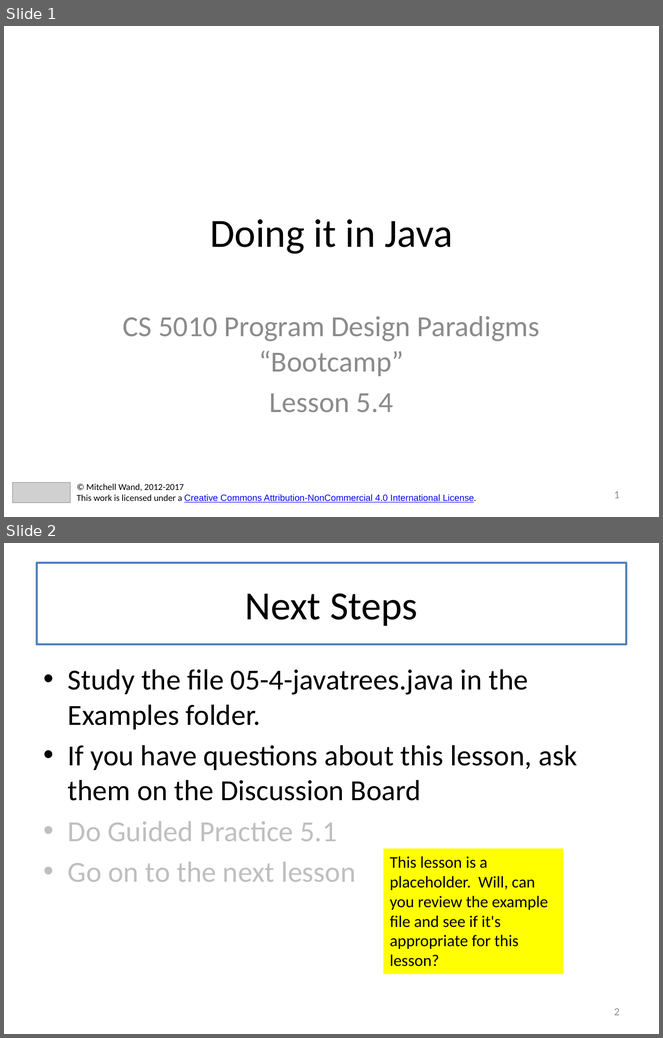
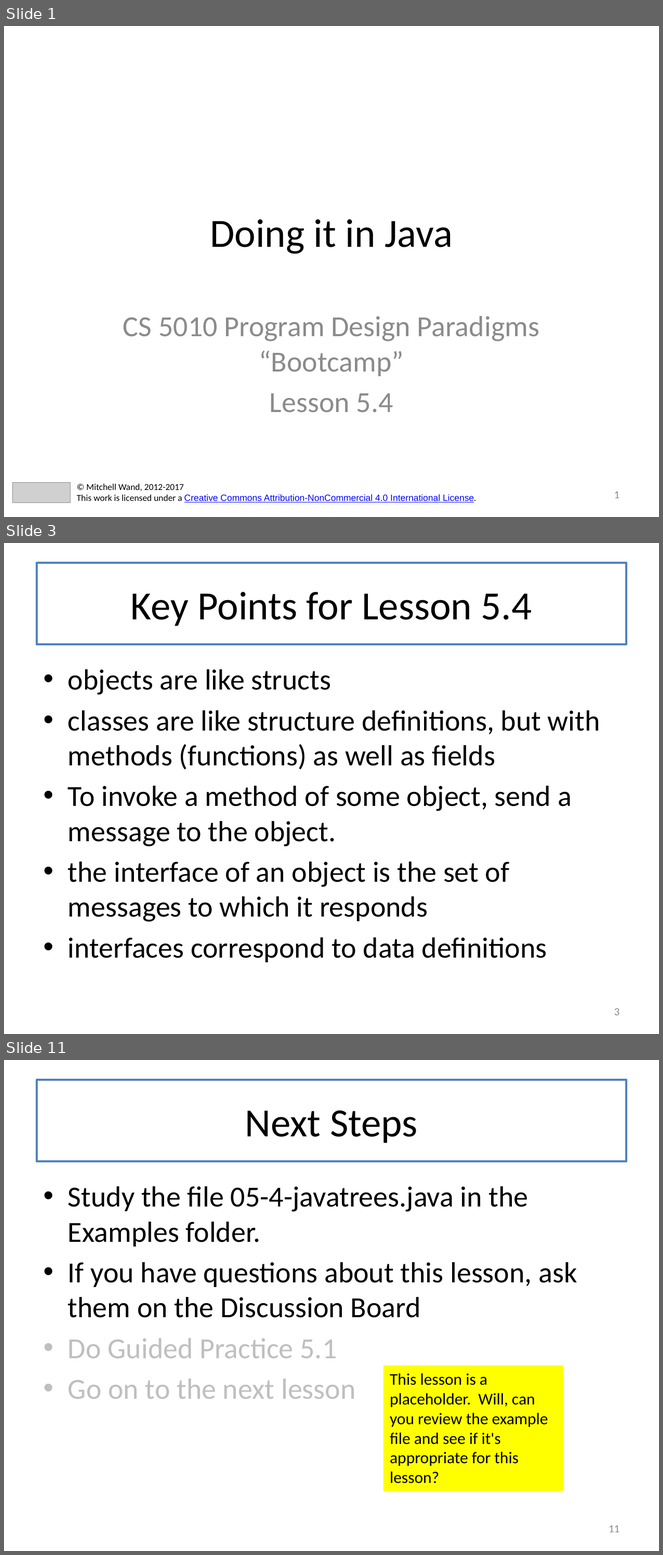
Before and after one commit to mwand/cs5010f17, a slide deck: Slides/Lesson 5.4 Doing It In Java.pptx. Shown one above the other, each under a label of ours: slides 1 and 2 before the commit, slides 1, 3 and 11 after it; the slides between them are not shown. The pictures are 663x1038 and 663x1555 pixels, drawn with LibreOffice and Linux fonts; fonts in the diff are those of the drawing; grey boxes stand for pictures. Boxes give left, top, right and bottom in pixels: in the first picture for what was removed or moved away, otherwise in the second. Text is boxed around its words. In the diff, an @@ line names an element or a change of style, - is before the commit and + after.

```diff
--- a/Slides/Lesson 5.4 Doing It In Java.pptx
+++ b/Slides/Lesson 5.4 Doing It In Java.pptx
@@ slide 3 added at (4, 543, 659, 1034), background #FFFFFF @@
@@ title added at (37, 563, 626, 644), fill #FFFFFF, outline #4F81BD 2.25 pt, 44 pt, text #000000 @@
+Key Points for Lesson 5.4
@@ text added at (68, 669, 600, 963), 32 pt, text #000000 @@
+• objects are like structs
+• classes are like structure definitions, but with methods (functions) as well as fields
+• To invoke a method of some object, send a message to the object.
+• the interface of an object is the set of messages to which it responds
+• interfaces correspond to data definitions
@@ page number added at (614, 1008, 620, 1016), 12 pt, text #8C8C8C @@
+3
@@ what was slide 2 is now slide 11 @@
@@ page number at (609, 1525, 620, 1533): text changed @@
-2
+11
```
Also in this commit, not shown: 8 other slides added, 4 other files.
